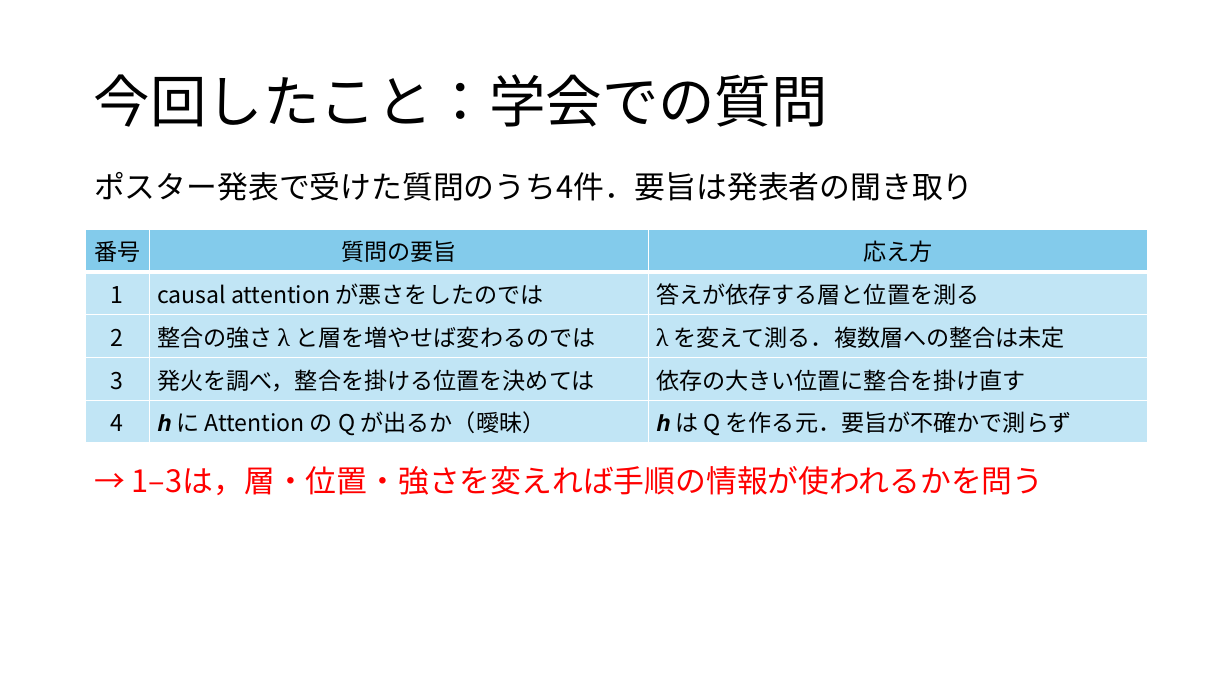
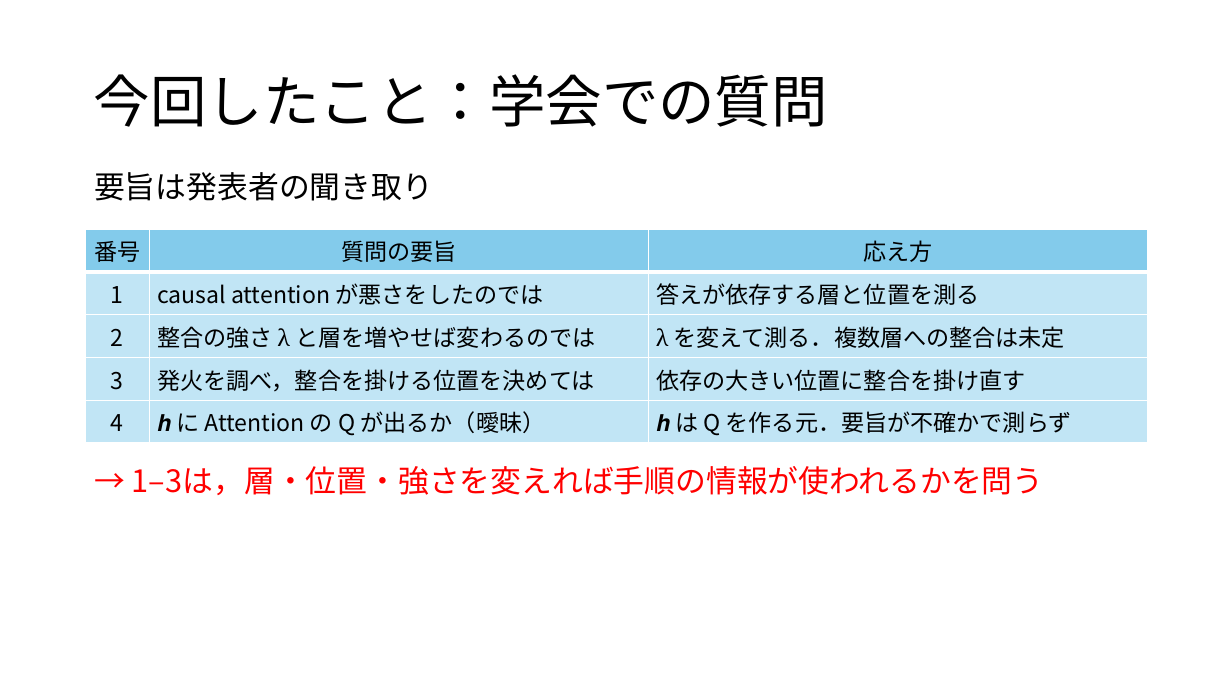
Before and after one commit to tomoking2004/taskalign, a slide deck: slide 2 of presentations/20261120_進捗報告.pptx. Drawn at 1232x693 pixels with LibreOffice and Linux fonts; fonts in the diff are those of the drawing. Boxes give left, top, right and bottom in pixels: in the first picture for what was removed or moved away, otherwise in the second. Text is boxed around its words. In the diff, an @@ line names an element or a change of style, - is before the commit and + after.

Commit message:
docs: trim the 20 November progress report
- 20261120_進捗報告.pptx：5枚目の図の行を「第32層／⋮／第16層／⋮／第1層」にし，全32層を測ることを示した（本人の指摘）．第8・24層に整合を掛けた試走2本は，図の層と同じ語で書くと測る層に見えるので，スライドから外した（研究文書 §8.5 第1歩には残る）．あわせて全8枚から，題や図が既に言っている行を外して6行減らした——2枚目の件数，3枚目の赤字の2文を1文に，5枚目の「マス」と「測る」，7・8枚目の「ねらい」．7枚目の図の「候補」は3枚目の「候補」と別のものなので「選ぶ先」とした
- principles.md：ほかの所が既に言っていることは行にせず，文の数を伝わる範囲で最も少なくする（本人の指示，2026-11-19）．図の軸が一部だけなら略した印で全体を示し，脇の測定を軸の一部に見せない（本人の指摘，同日）
- 確定前の走査：PowerPoint で開いて8枚を画像で確かめた．validate.py に合格し，文字の走査とメモはどちらも 0 件，PDF の書体は游明朝と Cambria Math だけだった．この直しには検査役を立てていない

```diff
--- a/presentations/20261120_進捗報告.pptx
+++ b/presentations/20261120_進捗報告.pptx
@@ text at bbox=[94, 172, 433, 201]: text changed @@
-ポスター発表で受けた質問のうち4件．要旨は発表者の聞き取り
+要旨は発表者の聞き取り
```
Also in this commit, not shown: 4 other slides changed, 1 other file.
